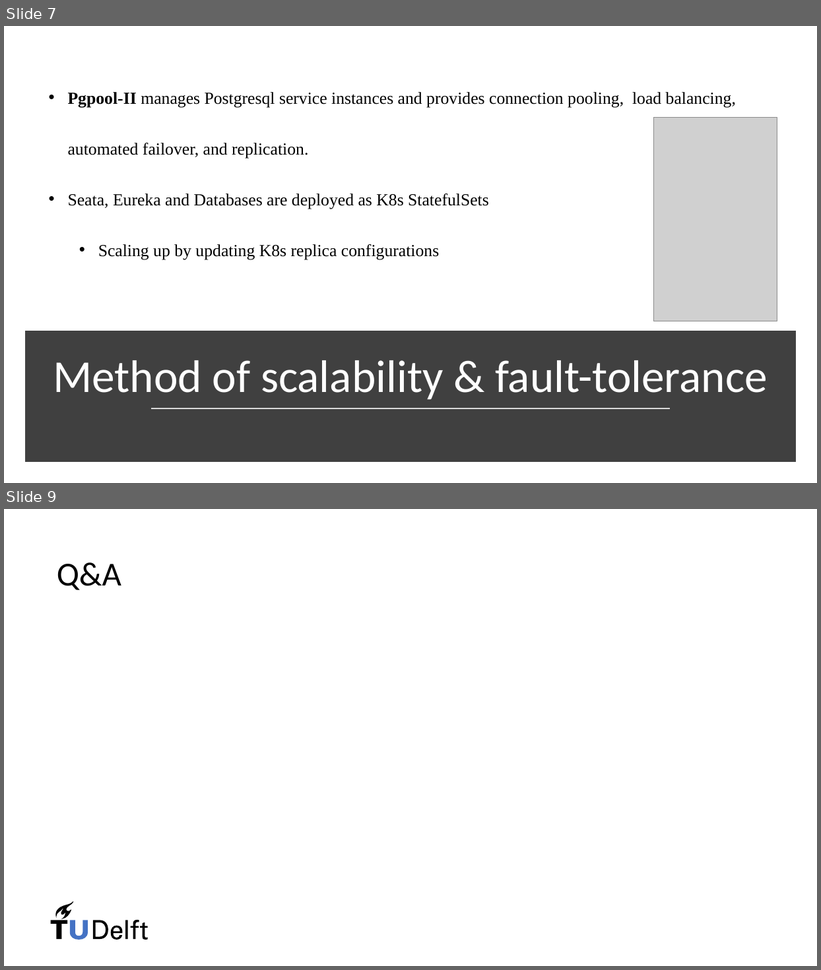
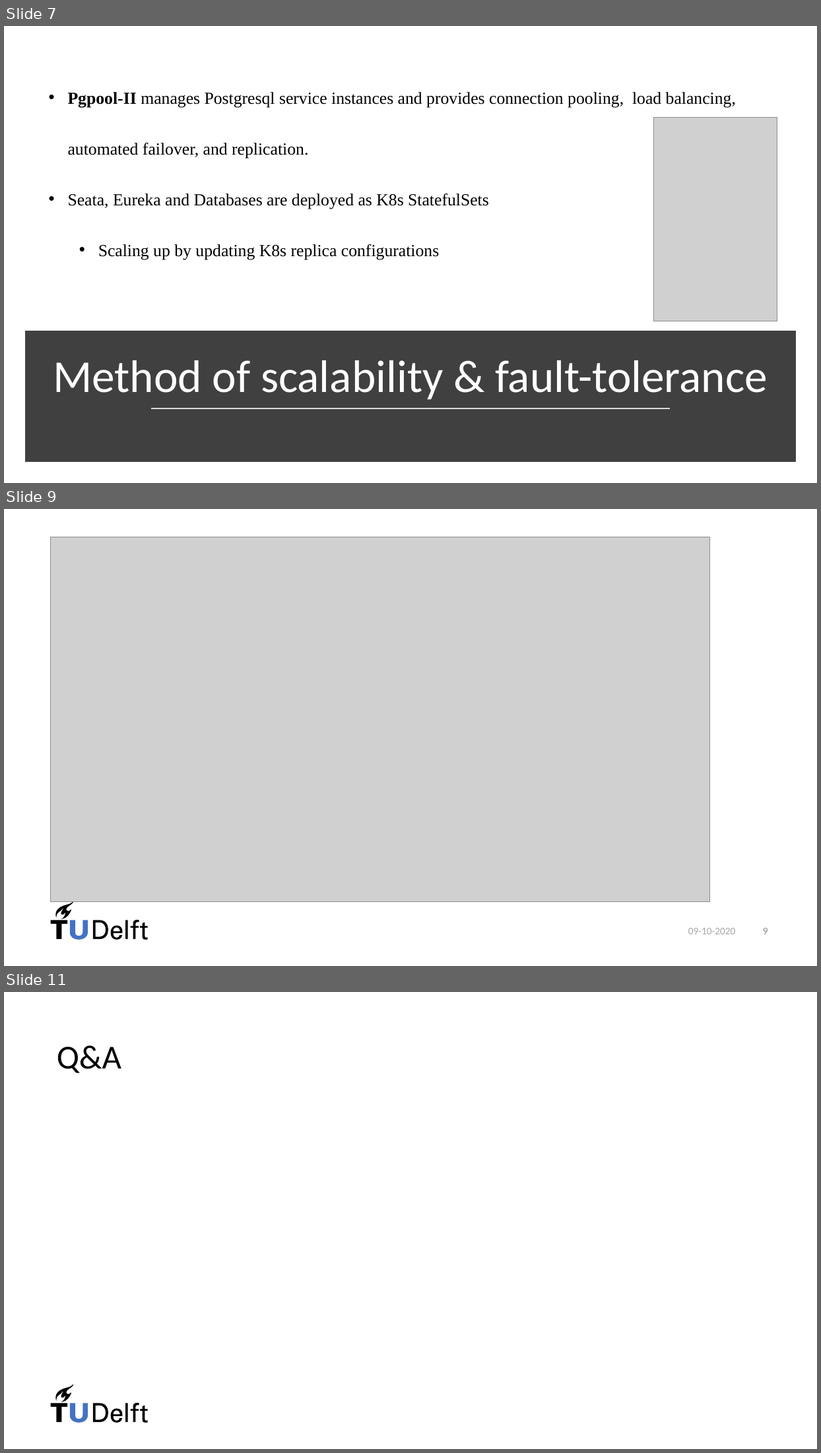
Before and after one commit to ljystu/Web-scale-data-management-project, a slide deck: final_presentation_group6.pptx. Shown one above the other, each under a label of ours: slides 7 and 9 before the commit, slides 7, 9 and 11 after it; the slides between them are not shown. The pictures are 821x970 and 821x1453 pixels, drawn with LibreOffice and Linux fonts; fonts in the diff are those of the drawing; grey boxes stand for pictures. Boxes give left, top, right and bottom in pixels: in the first picture for what was removed or moved away, otherwise in the second. Text is boxed around its words. In the diff, an @@ line names an element or a change of style, - is before the commit and + after.

```diff
--- a/final_presentation_group6.pptx
+++ b/final_presentation_group6.pptx
@@ slide 9 added at [4,509,817,966], background #FFFFFF; not listed: 8 template elements that a slide beside it also shows @@
@@ picture added at [50,537,710,902] @@
@@ text added at [688,928,736,935], 12 pt, text #A6A6A6 @@
+09-10-2020
@@ page number added at [763,928,768,935], 12 pt, text #8C8C8C @@
+9
@@ what was slide 9 is now slide 11 @@
```
Also in this commit, not shown: 3 slides changed, 1 other slide added, 1 slide removed.
